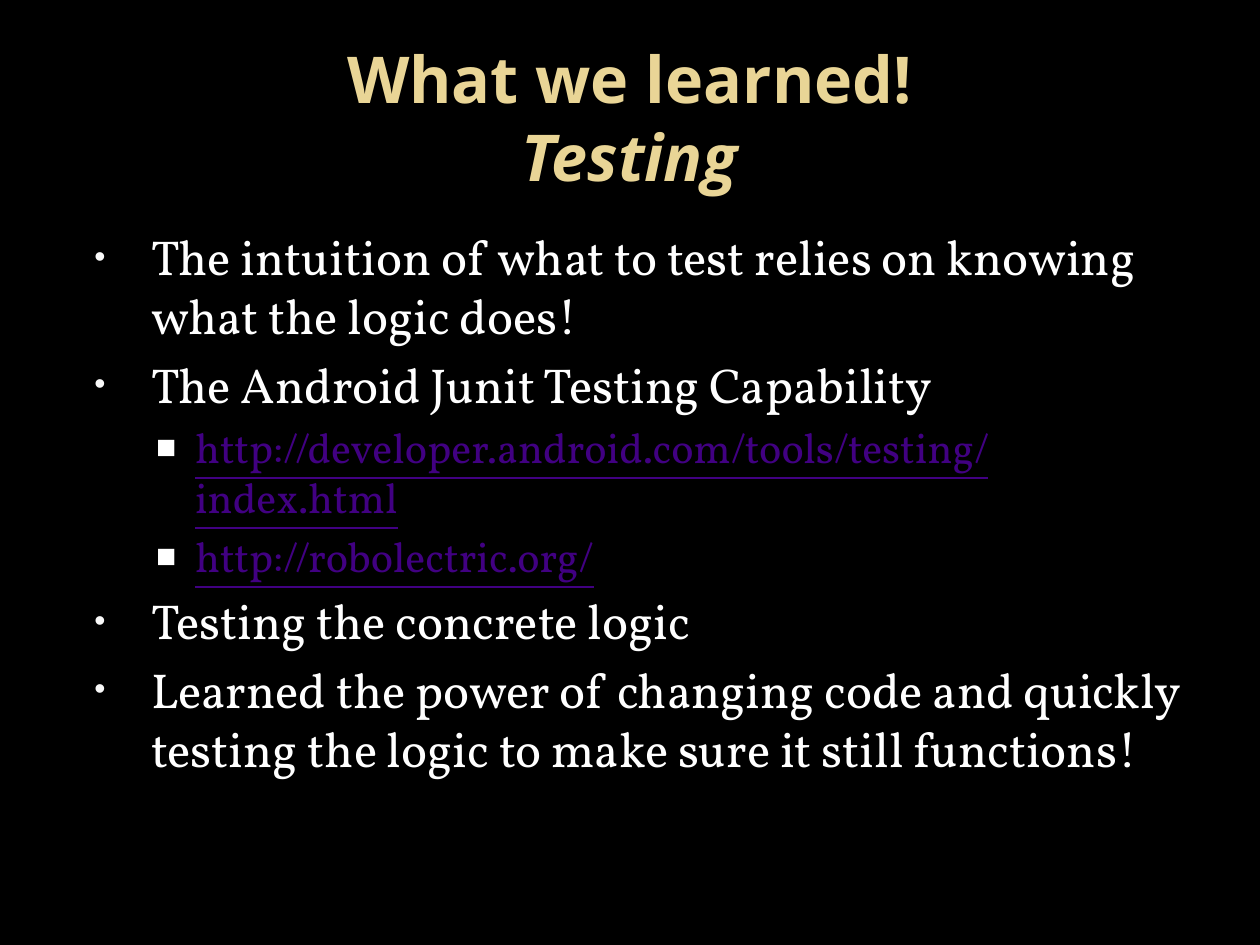
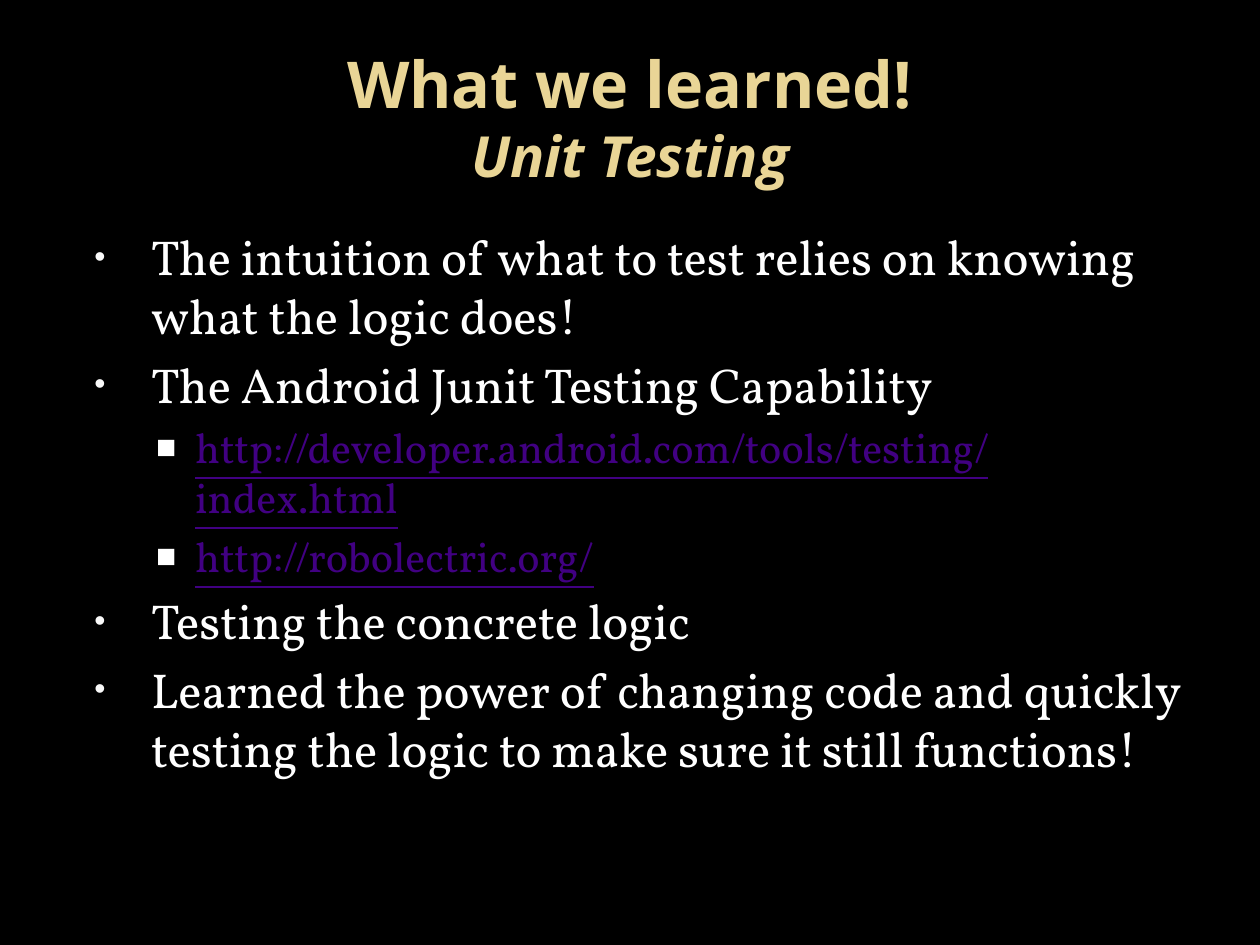
Before and after one commit to kbaileyky/CS5103-SMS, a slide deck: slide 19 of Documents/Presentation/CS5103 SMS MSGR .pptx. Drawn at 1260x945 pixels with LibreOffice and Linux fonts; fonts in the diff are those of the drawing; background and template pictures are left out. Boxes give left, top, right and bottom in pixels: in the first picture for what was removed or moved away, otherwise in the second. Text is boxed around its words. In the diff, an @@ line names an element or a change of style, - is before the commit and + after.

```diff
--- a/Documents/Presentation/CS5103 SMS MSGR .pptx
+++ b/Documents/Presentation/CS5103 SMS MSGR .pptx
@@ title at bbox=[347, 59, 912, 191]: text changed @@
-What we learned!
-Testing
+What we learned!
+Unit Testing
```
Also in this commit, not shown: 5 other slides changed, 3 slides added.
